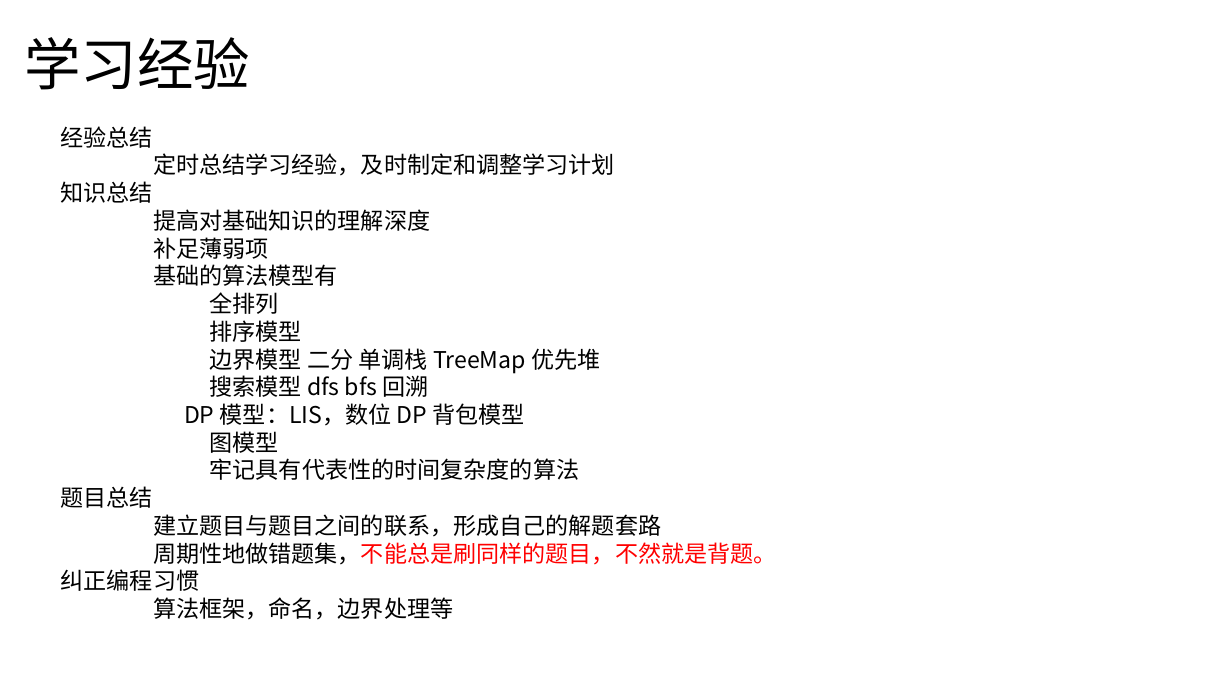
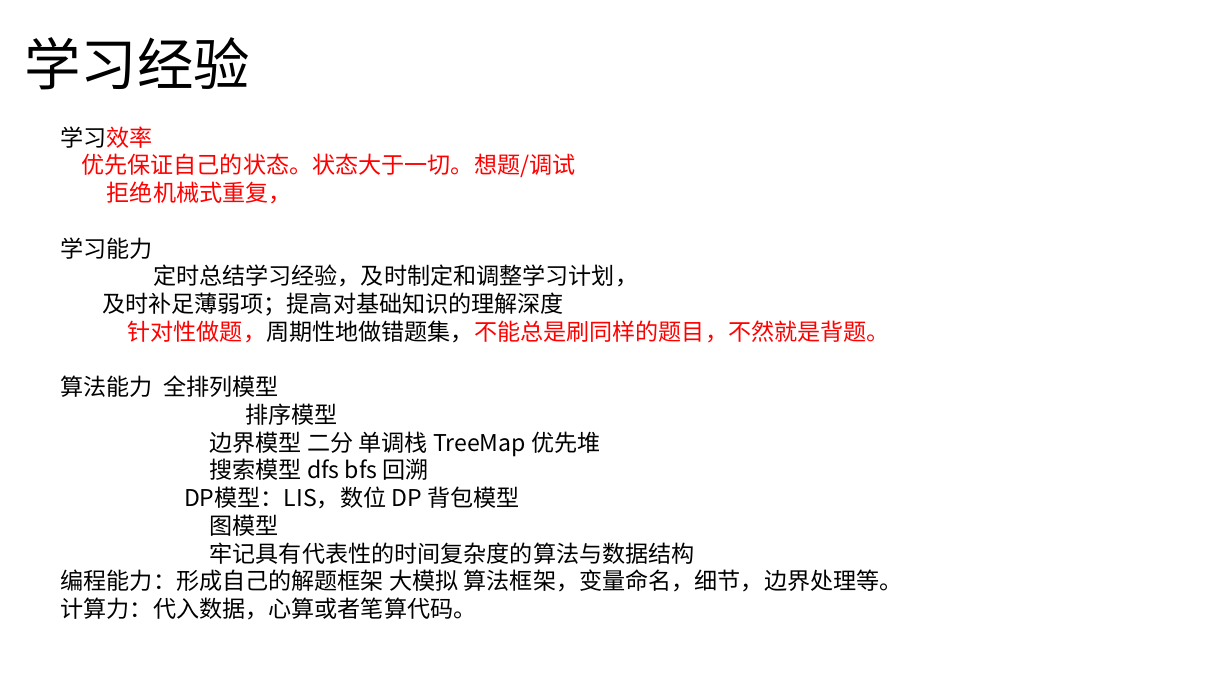
Before and after one commit to aiwujingxin/Algorithms, a slide deck: slide 5 of xmind/刷题指南.pptx (slide 4 before the commit). Drawn at 1232x693 pixels with LibreOffice and Linux fonts; fonts in the diff are those of the drawing. Boxes give left, top, right and bottom in pixels: in the first picture for what was removed or moved away, otherwise in the second. Text is boxed around its words. In the diff, an @@ line names an element or a change of style, - is before the commit and + after.

```diff
--- a/xmind/刷题指南.pptx
+++ b/xmind/刷题指南.pptx
@@ text at <box>61,126,890,397</box>: text changed @@
-经验总结
-定时总结学习经验，及时制定和调整学习计划
-知识总结
-  提高对基础知识的理解深度
-  补足薄弱项
-  基础的算法模型有
-    全排列
+  学习效率
+  优先保证自己的状态。状态大于一切。想题/调试
+  拒绝机械式重复，
+  学习能力
+    定时总结学习经验，及时制定和调整学习计划，
+    及时补足薄弱项；提高对基础知识的理解深度
+  针对性做题，周期性地做错题集，不能总是刷同样的题目，不然就是背题。
+算法能力 全排列模型
@@ text at <box>184,486,519,509</box>: spaces changed @@
-    DP 模型：LIS，数位 DP 背包模型
+    DP模型：LIS，数位 DP 背包模型
@@ text at <box>61,542,903,620</box>: text changed @@
-    牢记具有代表性的时间复杂度的算法
-题目总结
-  建立题目与题目之间的联系，形成自己的解题套路
-  周期性地做错题集，不能总是刷同样的题目，不然就是背题。
-纠正编程习惯
-  算法框架，命名，边界处理等
+    牢记具有代表性的时间复杂度的算法与数据结构
+  编程能力：形成自己的解题框架 大模拟 算法框架，变量命名，细节，边界处理等。
+  计算力：代入数据，心算或者笔算代码。
```
Also in this commit, not shown: 2 other slides changed, 1 slide added, 13 other files.
